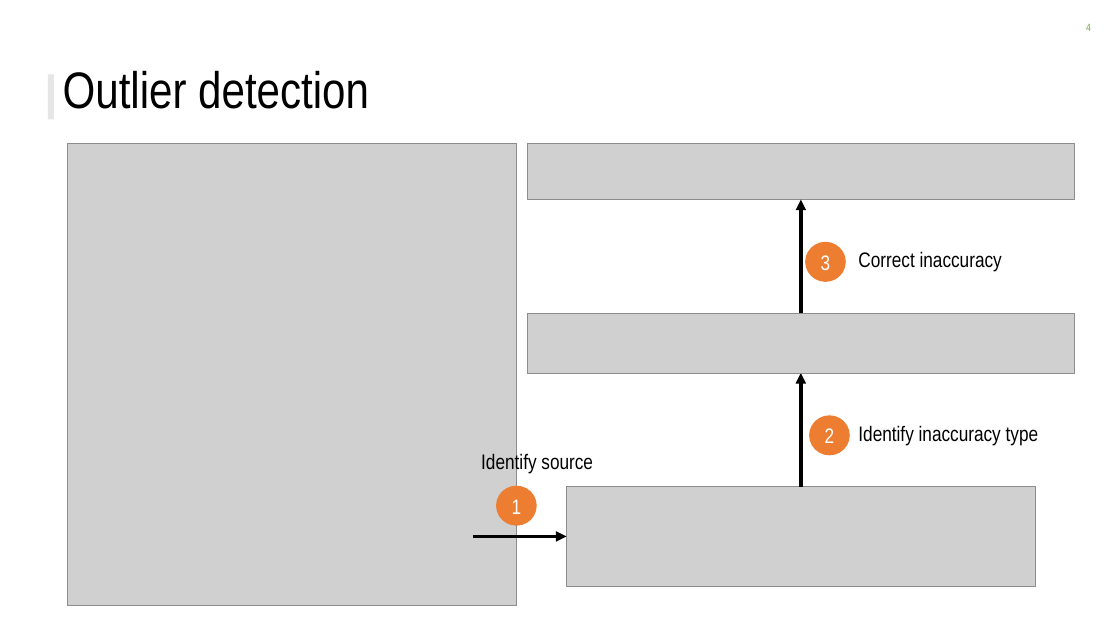
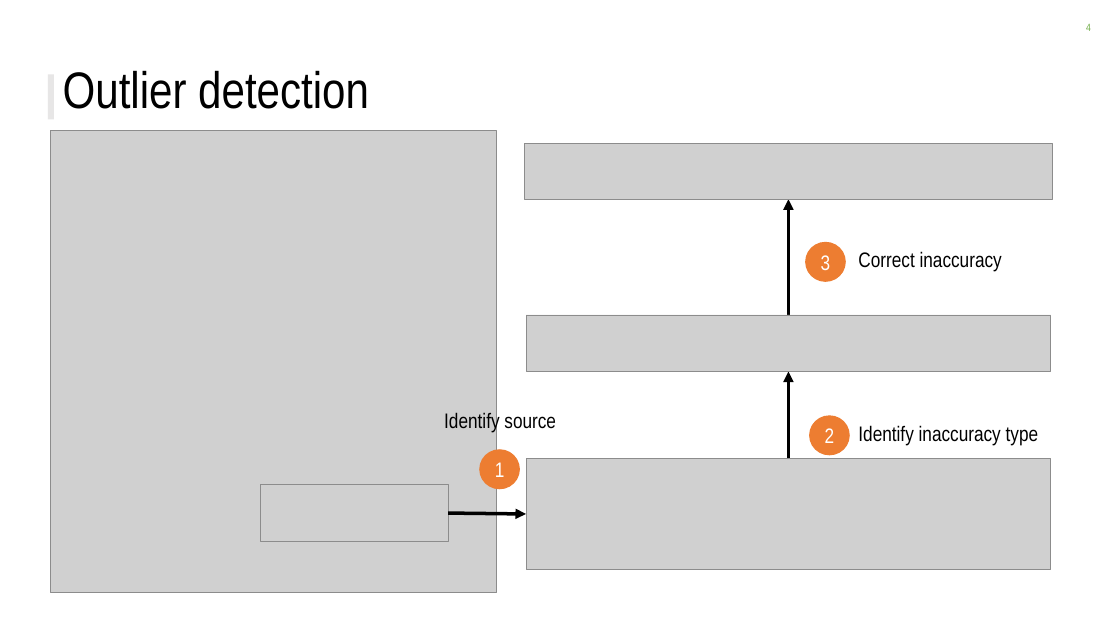
Before and after one commit to CitrineInformatics/MPEA_dataset, a slide deck: slide 4 of figures/figures.pptx. Drawn at 1120x630 pixels with LibreOffice and Linux fonts; fonts in the diff are those of the drawing; grey boxes stand for pictures; background and template pictures are left out. Boxes give left, top, right and bottom in pixels: in the first picture for what was removed or moved away, otherwise in the second. Text is boxed around its words. In the diff, an @@ line names an element or a change of style, - is before the commit and + after.

```diff
--- a/figures/figures.pptx
+++ b/figures/figures.pptx
@@ picture moved from (x1=67, y1=144, x2=517, y2=605) to (x1=50, y1=131, x2=497, y2=593) @@
@@ picture resized from (x1=528, y1=144, x2=1074, y2=200) to (x1=524, y1=144, x2=1053, y2=200) @@
@@ arrow moved from (801, 313) - (801, 200) to (789, 315) - (789, 199) @@
@@ picture resized from (x1=528, y1=313, x2=1074, y2=373) to (x1=526, y1=315, x2=1051, y2=371) @@
@@ arrow moved from (801, 486) - (801, 373) to (789, 459) - (789, 371) @@
@@ text "Identify source" moved from (x1=481, y1=452, x2=593, y2=474) to (x1=444, y1=411, x2=556, y2=433) @@
@@ ellipse "1" moved from (x1=497, y1=486, x2=536, y2=525) to (x1=480, y1=450, x2=519, y2=488) @@
@@ picture resized from (x1=566, y1=486, x2=1035, y2=586) to (x1=526, y1=459, x2=1051, y2=571) @@
@@ picture added at (x1=260, y1=485, x2=448, y2=542) @@
@@ arrow moved from (473, 537) - (566, 537) to (448, 513) - (526, 514) @@
```
Also in this commit, not shown: 59 other files.
